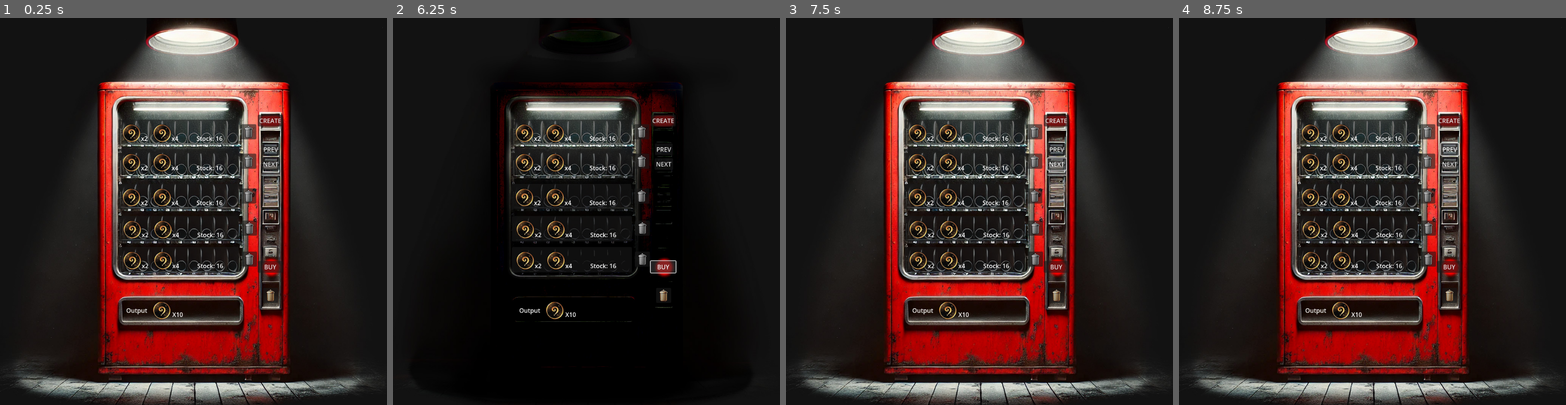
Above: before the commit, frames 1-4 (left to right).
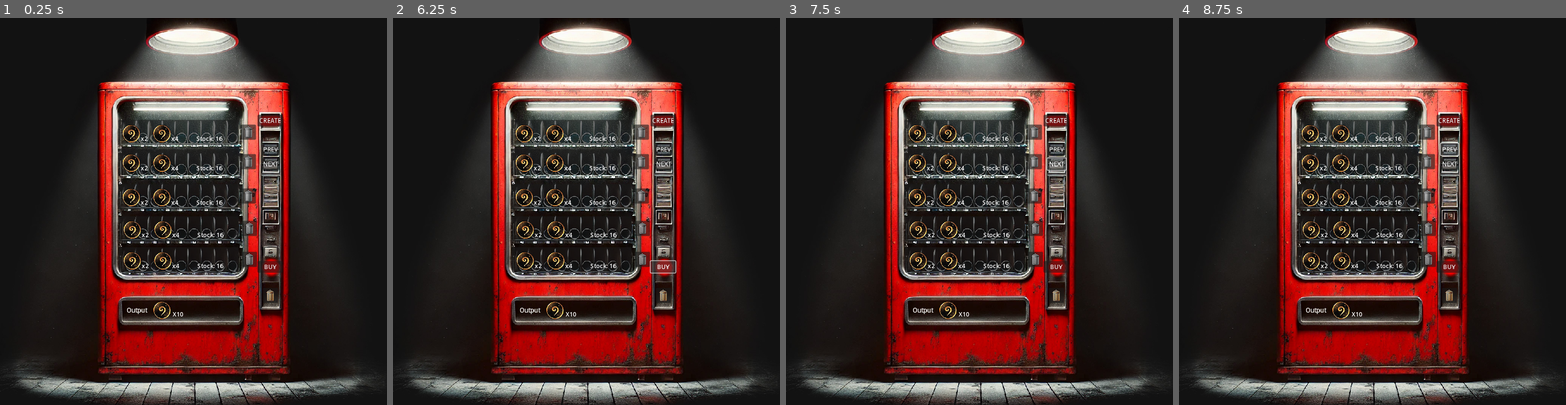
Above: after the commit, the same moments.

Repository: digimbyte/vendor-client
Game: Godot game, scene res://scene.tscn
Same seed, same stepped clock (60 frames per second), same inputs: the game is played once before the commit and once after it.
Inputs:
- Up to frame 1 (0.25 s): no input
- Up to frame 2 (6.25 s): click "NEXT" at 0.5 s; click "NEXT" at 1.25 s; click "CREATE" at 2 s; click "PREV" at 2.75 s; click "BUY" at 3.5 s; click "CREATE" at 4.25 s; click "PREV" at 5 s; click "BUY" at 5.75 s
- Up to frame 3 (7.5 s): click "CREATE" at 6.5 s; click "NEXT" at 7.25 s
- Up to frame 4 (8.75 s): click "PREV" at 8 s

The runs differ from the first frame. In frame 1, 3.2% of the frame differs, in the area x 4-94%, y 1-100%; in frame 2, 40%, in the area x 0-99%, y 0-100%; in frame 3, 3.2%; in frame 4, 3.2%.

Commit message:
updated export settings

Diff:
--- a/client/project.godot
+++ b/client/project.godot
@@ -11,6 +11,7 @@
 [application]
 
 config/name="Vendor"
+config/version="v1"
 run/main_scene="res://scene.tscn"
 config/features=PackedStringArray("4.3", "GL Compatibility")
 boot_splash/show_image=false
@@ -22,9 +23,18 @@
 
 window/size/viewport_width=1024
 window/size/viewport_height=1024
+window/stretch/mode="canvas_items"
+window/handheld/orientation=1
+window/vsync/vsync_mode=0
+
+[physics]
+
+common/physics_ticks_per_second=10
 
 [rendering]
 
+textures/canvas_textures/default_texture_filter=0
 renderer/rendering_method="gl_compatibility"
 renderer/rendering_method.mobile="gl_compatibility"
 textures/vram_compression/import_etc2_astc=true
+2d/snap/snap_2d_transforms_to_pixel=true
Not shown, changed: client/export_presets.cfg
Not shown, changed: webcode/Vendor.html
Not shown, changed: webcode/Vendor.pck
